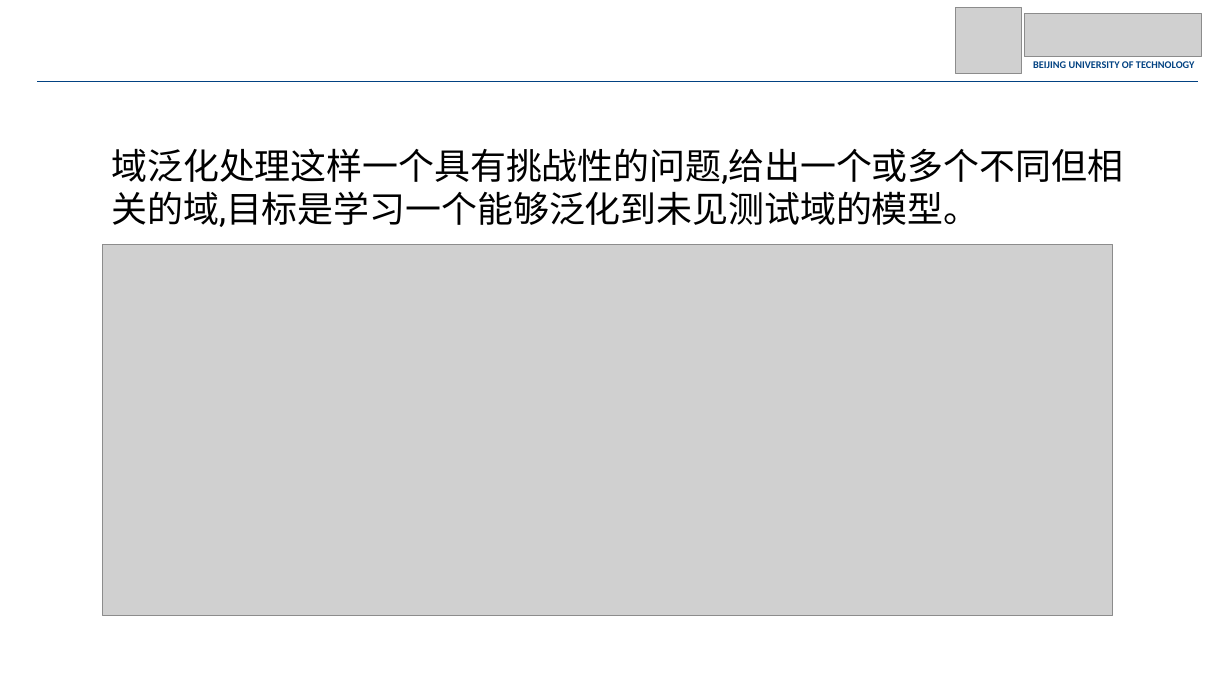
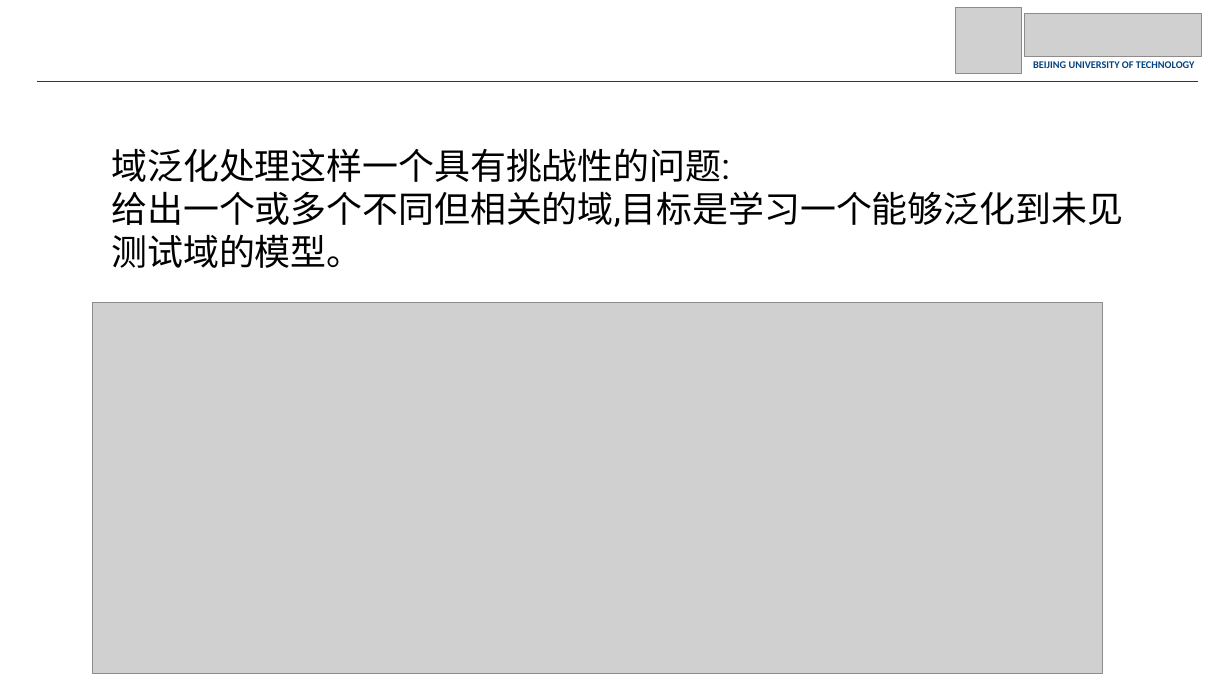
Before and after one commit to JohnnyM1ng/dissertation-proposal, a slide deck: slide 8 of 开题.pptx. Drawn at 1232x693 pixels with LibreOffice and Linux fonts; fonts in the diff are those of the drawing; grey boxes stand for pictures. Boxes give left, top, right and bottom in pixels: in the first picture for what was removed or moved away, otherwise in the second. Text is boxed around its words. In the diff, an @@ line names an element or a change of style, - is before the commit and + after.

```diff
--- a/开题.pptx
+++ b/开题.pptx
@@ text at (111, 148, 1123, 268): text changed @@
-域泛化处理这样一个具有挑战性的问题,给出一个或多个不同但相关的域,目标是学习一个能够泛化到未见测试域的模型。
+域泛化处理这样一个具有挑战性的问题:
+给出一个或多个不同但相关的域,目标是学习一个能够泛化到未见测试域的模型。
@@ picture: place and size @@
-picture at (103, 244, 1114, 616)
+picture at (92, 302, 1104, 674)
```
Also in this commit, not shown: 11 other slides changed, 1 slide removed, 4 other files.
